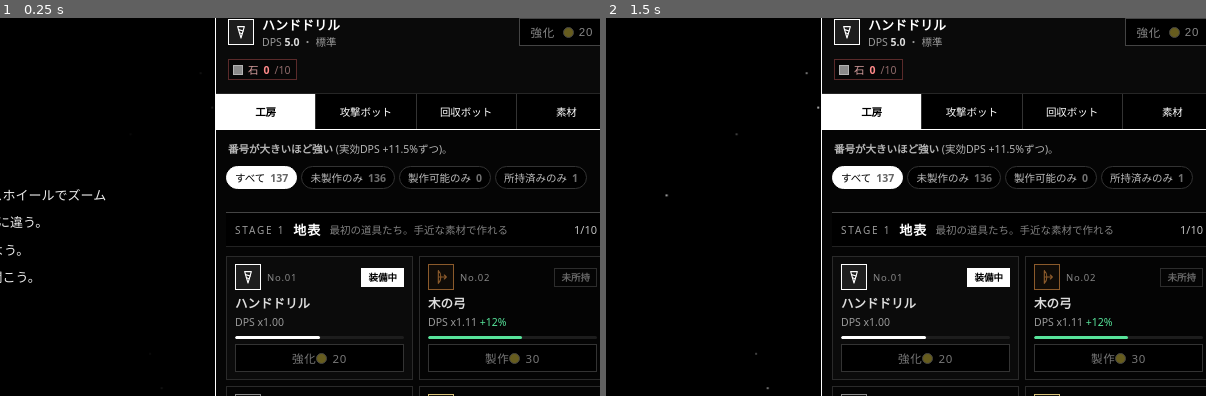
Above: before the commit, frames 1-2 (left to right).
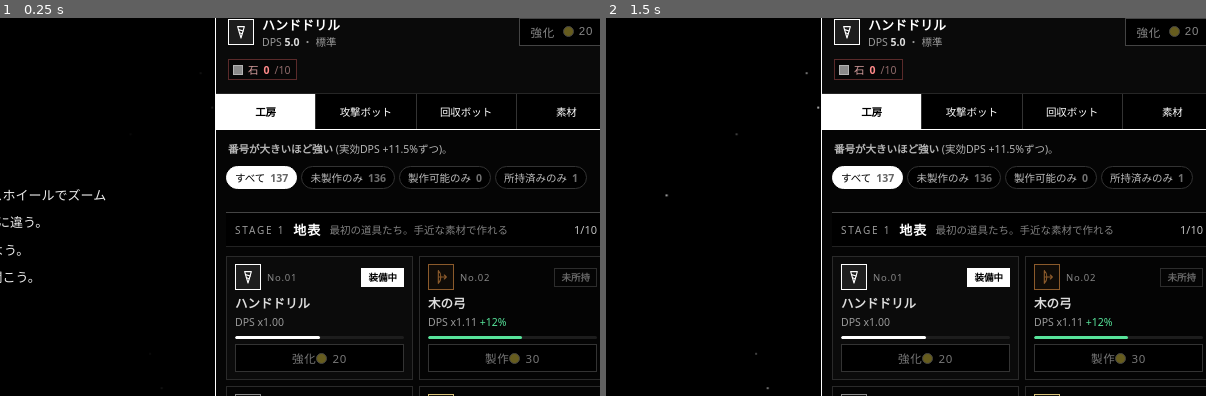
Above: after the commit, the same moments.

Repository: euphmat/billion_shooting
Game: browser game, page index.html
Two runs of this game, one before a commit and one after it. Both use one fixed random seed, a clock stepped at 60 frames per second and the inputs below.
Inputs:
- Up to frame 1 (0.25 s): no input
- Up to frame 2 (1.5 s): click "START" at 0.27 s; hold Right from 1.03 s (still down); tap Space at 1.1 s
The pictures show only the part of the screen within x 49-99%, y 26-76%; the shares and areas given below are measured in that part.

The runs differ from the first frame. In frame 1, less than 0.1% of the frame differs, in the area x 93-99%, y 2-6%; in frame 2, less than 0.1%.

Commit message:
v83: upgrade buttons show material icon when paying with materials

Diff:
--- a/css/style.css
+++ b/css/style.css
@@ -23,6 +23,14 @@
   box-shadow:0 0 6px rgba(255,214,10,.55);
 }
 .coin-dot-lg { width:13px; height:13px; }
+/* 素材アイコン (mat-chip の <i> と同じ色チップ表現。強化ボタンの素材払い表示に使う) */
+.mat-dot {
+  display:inline-block; width:10px; height:10px; flex:none;
+  background:var(--mc); border:1px solid rgba(255,255,255,.45); vertical-align:-1px; margin-right:5px;
+}
+.buy-btn:disabled .mat-dot, .wr-btn:disabled .mat-dot { opacity:.4; }
+.cost .cost-more { font-size:10px; opacity:.8; margin-left:4px; }
+.cost > .coin-dot:not(:first-child) { margin-left:6px; }
 
 /* ---------- left : main (残り全部) ---------- */
 #main { flex:1 1 auto; min-width:0; position:relative; border-right:1px solid #fff; overflow:hidden; }
--- a/index.html
+++ b/index.html
@@ -15,8 +15,8 @@
 <meta name="mobile-web-app-capable" content="yes">
 <meta name="apple-mobile-web-app-status-bar-style" content="black-translucent">
 <meta name="apple-mobile-web-app-title" content="BILLION">
-<link rel="stylesheet" href="css/style.css?v=82">
-<link rel="stylesheet" href="css/mobile.css?v=82">
+<link rel="stylesheet" href="css/style.css?v=83">
+<link rel="stylesheet" href="css/mobile.css?v=83">
 </head>
 <body>
 <div id="app">
@@ -304,21 +304,21 @@
 <div id="tooltip"></div>
 <!-- セーブ (IndexedDB) を読み終えてからゲーム本体を読み込む。
      store.js だけ同期で読み、残りは SaveDB.boot が記述順どおりに実行する -->
-<script src="js/store.js?v=82"></script>
+<script src="js/store.js?v=83"></script>
 <script>
 SaveDB.boot([
-  "js/materials.js?v=82",
-  "js/planet.js?v=82",
-  "js/core.js?v=82",
-  "js/audio.js?v=82",
-  "js/skills.js?v=82",
-  "js/ui.js?v=82",
-  "js/mobs.js?v=82",
-  "js/artifacts.js?v=82",
-  "js/game.js?v=82",
-  "js/skillfx.js?v=82",
-  "js/skilltree.js?v=82",
-  "js/mobile.js?v=82",
+  "js/materials.js?v=83",
+  "js/planet.js?v=83",
+  "js/core.js?v=83",
+  "js/audio.js?v=83",
+  "js/skills.js?v=83",
+  "js/ui.js?v=83",
+  "js/mobs.js?v=83",
+  "js/artifacts.js?v=83",
+  "js/game.js?v=83",
+  "js/skillfx.js?v=83",
+  "js/skilltree.js?v=83",
+  "js/mobile.js?v=83",
 ]);
 </script>
 </body>
--- a/js/core.js
+++ b/js/core.js
@@ -28,7 +28,7 @@
 // ---------- save / state ----------
 const SAVE_KEY = "billion_shooting_save_v2";
 const OLD_SAVE_KEY = "million_shooting_save_v1";
-const GAME_VERSION = 82;   // 現在のゲームバージョン (アップデート履歴の未読判定に使う)
+const GAME_VERSION = 83;   // 現在のゲームバージョン (アップデート履歴の未読判定に使う)
 const state = {
   coins: 0, totalCoins: 0, destroyed: 0,
   weapon: "handDrill",
--- a/js/ui.js
+++ b/js/ui.js
@@ -265,6 +265,24 @@
 }
 const matSubHTML = dataBuy => `<span class="matsub-line" data-matsub="${dataBuy}">${matSubText(matSubPlanFor(buyDef(dataBuy)))}</span>`;
 
+/* ---------- 武器強化ボタンのコスト表示 ----------
+   代用払いが発生する時はコインアイコンだと「コインを払う」ように見えるので、
+   主たる代用素材 (消費数が最大のもの) のアイコン + 消費数を主表示にする。
+   複数種に渡る場合は「他n種」、混合払いは後ろにコインアイコン + 残額を併記し、
+   全額素材払いならコインアイコンは一切出さない。詳細は .matsub-line の内訳行に任せる。
+   data-upcost を付け、refreshAffordability で所持数の変化に合わせてライブ更新する */
+function upCostHTML(d){
+  const plan = matSubPlanFor(d);
+  if (!plan || plan.subTotal <= 0) return costHTML(d ? d.coins : 0);
+  const main = plan.subs.reduce((a, b) => b.n > a.n ? b : a);
+  const m = MAT[main.k];
+  let s = `<span class="cost"><i class="mat-dot" style="--mc:${m.color}" title="${m.name}"></i>${fmt(main.n)}`;
+  if (plan.subs.length > 1) s += `<span class="cost-more">他${plan.subs.length - 1}種</span>`;
+  if (plan.coinsPay > 0) s += `<i class="coin-dot"></i>${fmt(plan.coinsPay)}`;
+  return s + "</span>";
+}
+const upCostSpan = (dataBuy, d) => `<span data-upcost="${dataBuy}">${upCostHTML(d)}</span>`;
+
 /* ---------- 購入 / 製作の定義 ----------
    data-buy="kind:arg" ごとに { coins, mats, ok, apply } を返す。ボタンの有効化判定と実行の両方で使う */
 function buyDefRaw(dataBuy){
@@ -363,7 +381,7 @@
   } else {
     const d = buyDef("wupgrade:" + k);
     body = `<div class="sbadges" style="border-top:none;padding-top:0"><span class="sbadge">Lv <b>${lv} → ${lv + 1}</b></span><span class="sbadge up">威力 +8%</span></div>${recipeChips(d.mats, true)}${matSubHTML("wupgrade:" + k)}
-      <div class="btn-row">${eq ? `<button class="buy-btn" d …(158 unchanged characters)… (d) ? "" : "disabled"}><span>強化</span>${costHTML(d.coins)}</button></div>`;
+      <div class="btn-row">${eq ? `<button class="buy-btn" d …(158 unchanged characters)… (d) ? "" : "disabled"}><span>強化</span>${upCostSpan("wupgrade:" + k, d)}</button></div>`;
   }
   const m = w.mat ? MAT[w.mat] : null;
   return `<div class="card${eq ? " equipped-card" : ""}${craftable ? " craftable" : ""}" style="--accent:${w.accent}" title="${w.desc.replace(/"/g, "")}">
@@ -404,7 +422,7 @@
       ${cardTop(cur.icon, cur.accent, cur.name, `<span class="badge solid">強化</span>`, cur.tag)}
       <div class="sbadges"><span class="sbadge">Lv <b>${lv} → ${lv + 1}</b></span><span class="sbadge up">威力 +8%</span></div>
       ${recipeChips(d.mats, true)}${matSubHTML("wupgrade:" + state.weapon)}
-      <button class="buy-btn" data-buy="wupgrade:${state.weapon}" ${canBuy(d) ? "" : "disabled"}><span>強化する</span>${costHTML(d.coins)}</button></div>`;
+      <button class="buy-btn" data-buy="wupgrade:${state.weapon}" ${canBuy(d) ? "" : "disabled"}><span>強化する</span>${upCostSpan("wupgrade:" + state.weapon, d)}</button></div>`;
   }
   const w = WEAPONS[nk], d = buyDef("craft:" + nk), ok = canBuy(d), rel = w.power / cur.power;
   let got = 0, tot = 0;
@@ -447,7 +465,7 @@
   const st = eq ? `<span class="wt-st eq">装備中</span>` : craftable ? `<span class="wt-st go">製作可</span>` : owned ? `<span class="wt-st own">Lv.${weaponLvOf(k)}</span>` : `<span class="wt-st dim">未所持</span>`;
   let act;
   if (!owned){ const d = buyDef("craft:" + k); act = `<button class="wr-btn buy" data-buy="craft:${k}" ${canBuy(d) ? "" : "disabled"}>製作 ${costHTML(d.coins)}</button>`; }
-  else { const d = buyDef("wupgrade:" + k); act = `${eq ? "" : `<button class="wr-btn" data-buy="equip:${k}">装備</button>`}<button class="wr-btn buy" data-buy="wupgrade:${k}" data-tip="buy:wupgrade:${k}" ${canBuy(d) ? "" : "disabled"}>強化 ${costHTML(d.coins)}</button>`; }
+  else { const d = buyDef("wupgrade:" + k); act = `${eq ? "" : `<button class="wr-btn" data-buy="equip:${k}">装備</button>`}<button class="wr-btn buy" data-buy="wupgrade:${k}" data-tip="buy:wupgrade:${k}" ${canBuy(d) ? "" : "disabled"}>強化 ${upCostSpan("wupgrade:" + k, d)}</button>`; }
   return `<div class="wtile${eq ? " eq" : ""}${craftable ? " craftable" : ""}" style="--accent:${w.accent}" data-tip="weapon:${k}">
     <span class="wt-top"><span class="icon-badge sm" style="color:${w.accent};border-color:${w.accent};background:${w.accent}14">${iconSVG(w.icon)}</span><span class="wt-no">No.${String(w.no).padStart(2, "0")}</span>${st}</span>
     <span class="wt-name">${w.name}</span>
@@ -756,7 +774,7 @@
       let out = "";
       if (rows.length) out += `<div class="recipe-head">使い道 — そのまま使える</div>` + rows.map(u => {
         const d = buyDef(u.buy), ok = canBuy(d);
-        return `<div class="use-row" style="--accent:${u.col …(397 unchanged characters)…  : "disabled"}><span>${u.label}</span>${costHTML(d ? d.coins : 0)}</button></div>`;
+        return `<div class="use-row" style="--accent:${u.col …(397 unchanged characters)…  : "disabled"}><span>${u.label}</span>${u.buy.startsWith("wupgrade:") ? upCostSpan(u.buy, d) : costHTML(d ? d.coins : 0)}</button></div>`;
       }).join("");
       if (others.length) out += `<div class="recipe-head">その他の使い道</div><div class="uses">${others.map(u => `<span class="use-chip" style="--mc:${u.color}"><i></i>${u.name}<em>${u.kind}</em></span>`).join("")}</div>`;
       return out || `<div class="sub">使い道: なし (売ることはできないが、集める楽しみはある)</div>`;
@@ -806,7 +824,7 @@
     <span class="icon-badge sm" style="color:${w.accent};border-color:${w.accent};background:${w.accent}14">${iconSVG(w.icon)}</span>
     <div class="eb-main"><div class="eb-name">${w.name}${lv > 0 ? ` <span class="eb-lv">Lv.${lv}</span>` : ""}</div>
     <div class="eb-sub">DPS <b>${fmtD(weaponDPS(w) * weaponLvMul(k))}</b> ・ ${w.tag}</div></div>
-    <button class="buy-btn sm" data-buy="wupgrade:${k}" ${d && canBuy(d) ? "" : "disabled"}><span>強化</span>${costHTML(d ? d.coins : 0)}</button>
+    <button class="buy-btn sm" data-buy="wupgrade:${k}" ${d && canBuy(d) ? "" : "disabled"}><span>強化</span>${upCostSpan("wupgrade:" + k, d)}</button>
   </div>
   <div class="equip-mats">${d ? recipeChips(d.mats, true) + matSubHTML("wupgrade:" + k) : ""}</div>`;
 }
@@ -884,6 +902,10 @@
       const t = matSubText(matSubPlanFor(buyDef(el.dataset.matsub)));
       if (el._t !== t){ el._t = t; el.textContent = t; }
     });
+    root.querySelectorAll("[data-upcost]").forEach(el => {
+      const h = upCostHTML(buyDef(el.dataset.upcost));
+      if (el._h !== h){ el._h = h; el.innerHTML = h; }
+    });
     root.querySelectorAll(".mat-chip[data-mat]").forEach(ch => {
       const have = invOf(ch.dataset.mat), need = +ch.dataset.need;
       ch.classList.toggle("ok", have >= need); ch.classList.toggle("lack", have < need);
@@ -1103,6 +1125,7 @@
 let updOpen = false;
 // 新しい順。行を足すときは先頭に追加し、core.js の GAME_VERSION を上げる
 const UPDATE_HISTORY = [
+  { v:83, text:"素材で支払う時は強化ボタンにも素材のアイコンを表示するようにした (全額素材払いではコイン表示なし・混合払いは両方表示)" },
   { v:82, text:"武器強化で素材を代用払いできるようにした (1素材=1コイン・所持数の多い素材から優先使用・支払い内訳を表示)" },
   { v:81, text:"超高速移動を追加：PCはスペースキー長押し、スマホは高速移動トグルボタン (通常の10倍速・残像と噴射の演出つき)" },
   { v:80, text:"スキルツリーに奥義15種を追加 (全165種・各系統に100/200/300SPの最終スキル：ファンネル/オービタルボット/軌道砲撃など) ・ ファストトラベル強化 (検索/リスト/ホーム＆リターン) ・ 画面シェイクを全廃止 ・ 設定に攻撃/破壊音のオフを追加" },
--- a/sw.js
+++ b/sw.js
@@ -6,7 +6,7 @@
    ・それ以外の同一オリジンはキャッシュ優先 + 裏で更新 (stale-while-revalidate)
    ※ セーブデータは IndexedDB なので、キャッシュを消しても消えない
    ========================================================= */
-const V = "v82";                       // index.html の ?v= と合わせる
+const V = "v83";                       // index.html の ?v= と合わせる
 const CACHE = "billion-shooting-" + V;
 
 const SHELL = [
